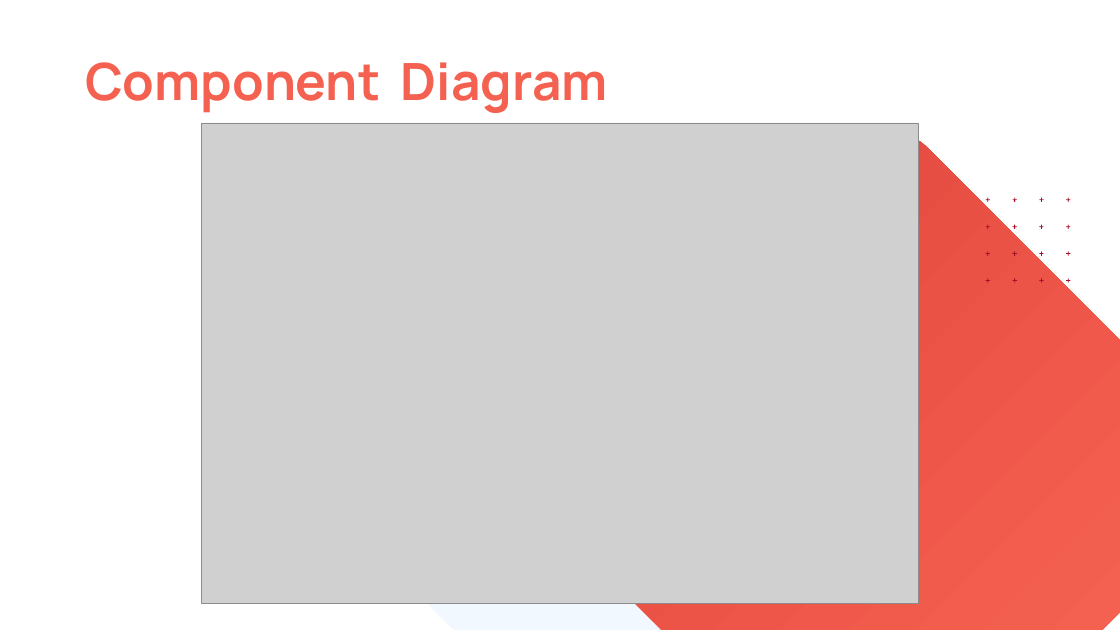
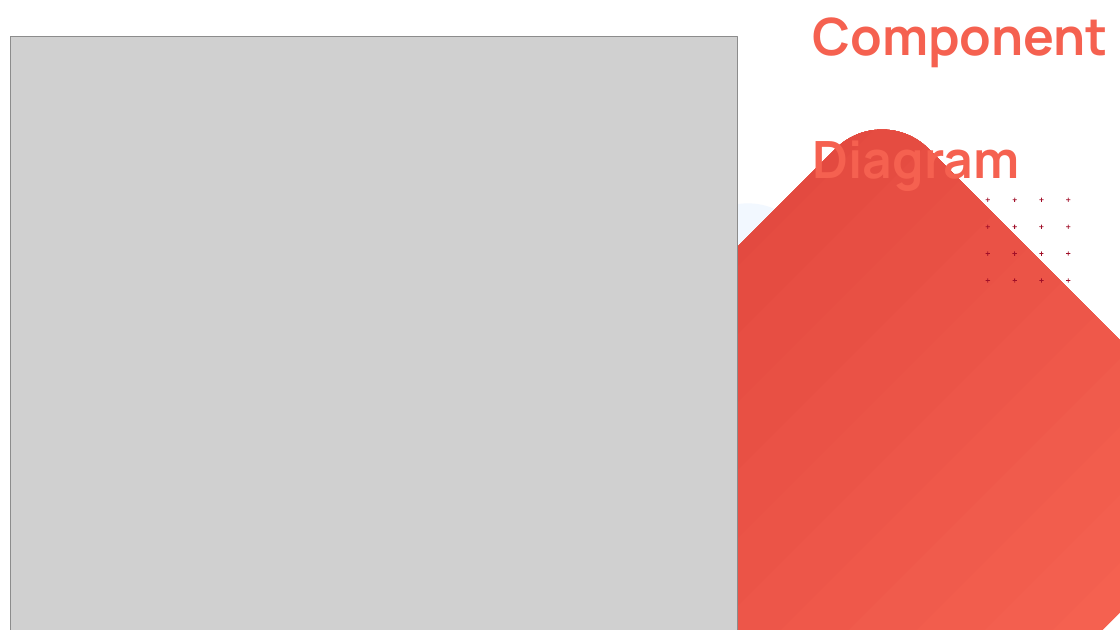
Before and after one commit to emaanfatima118/SmartKnock, a slide deck: slide 31 of 22i-1313_22i-0869_22i-0785_H.pptx (slide 28 before the commit). Drawn at 1120x630 pixels with LibreOffice and Linux fonts; fonts in the diff are those of the drawing; grey boxes stand for pictures. Boxes give left, top, right and bottom in pixels: in the first picture for what was removed or moved away, otherwise in the second. Text is boxed around its words. In the diff, an @@ line names an element or a change of style, - is before the commit and + after.

```diff
--- a/22i-1313_22i-0869_22i-0785_H.pptx
+++ b/22i-1313_22i-0869_22i-0785_H.pptx
@@ text "Component Diagram" rewrapped from (85,62,608,113) to (813,17,1108,192) @@
@@ picture added at (10,37,737,630) @@
@@ picture removed at (202,123,918,603) @@
```
Also in this commit, not shown: 5 other slides changed, 3 slides added.
